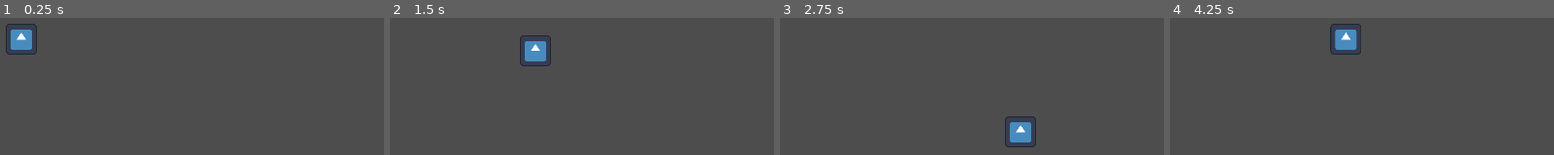
Above: before the commit, frames 1-4 (left to right).
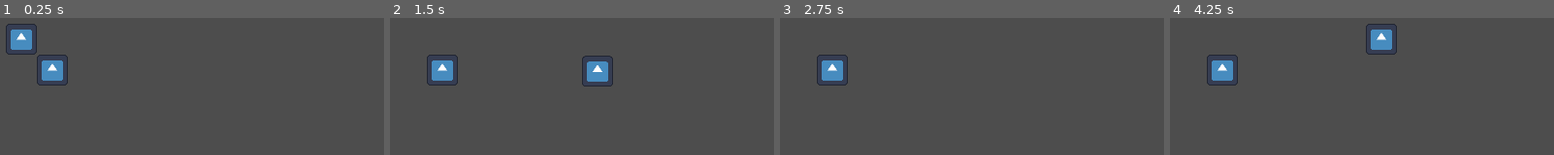
Above: after the commit, the same moments.

Repository: ElJulioGG/GHOST-GAME
Game: Godot game, scene res://scenes/debug_area.tscn
Same seed, same stepped clock (60 frames per second), same inputs: the game is played once before the commit and once after it. The project has no main scene, so this scene is started directly. The engine's default icon, where the game draws it, is replaced by a stand-in: a white triangle on a blue panel in a dark square.
Inputs:
- Up to frame 1 (0.25 s): no input
- Up to frame 2 (1.5 s): tap Enter at 0.5 s; hold Right (move_right) 0.53-1.28 s; tap E (interaction) at 0.6, 1.35 s; hold Down (move_down) from 1.28 s (still down)
- Up to frame 3 (2.75 s): release Down (move_down) at 2.03 s; hold Right (move_right) from 2.03 s (still down); tap E (interaction) at 2.1 s
- Up to frame 4 (4.25 s): release Right (move_right) at 2.78 s; hold Up (move_up) 2.78-3.53 s; tap E (interaction) at 2.85, 3.6 s; hold Left (move_left) from 3.53 s (still down)

The runs differ from the first frame. In frame 1, 1.0% of the frame differs, in the area x 9-18%, y 26-50%; in frame 2, 3.1%; in frame 3, 2.1%; in frame 4, 3.2%, in the area x 9-60%, y 4-50%.

Commit message:
freidora terminada sin assets

Diff:
--- /dev/null
+++ b/ghostgame/global_script.gd
@@ -0,0 +1,12 @@
+extends Node
+
+var _currentSceneTree: SceneTree
+var _currentScene : Node
+var _currentPlayer : Player
+
+func _ready() -> void:
+	# Get the current scene treee and save it
+	_currentSceneTree = get_tree()
+
+	# Set the current scene to be the... current scene lule
+	_currentScene = get_tree().current_scene
--- a/ghostgame/project.godot
+++ b/ghostgame/project.godot
@@ -13,6 +13,10 @@
 config/name="GhostGame"
 config/features=PackedStringArray("4.4", "Mobile")
 config/icon="res://icon.svg"
+
+[autoload]
+
+globalScript="*res://global_script.gd"
 
 [display]
 
@@ -50,6 +54,12 @@
 ]
 }
 
+[layer_names]
+
+2d_physics/layer_1="player"
+2d_physics/layer_2="interactables"
+2d_physics/layer_3="walls"
+
 [rendering]
 
 renderer/rendering_method="mobile"
--- a/ghostgame/scenes/debug_area.tscn
+++ b/ghostgame/scenes/debug_area.tscn
@@ -1,8 +1,12 @@
-[gd_scene load_steps=2 format=3 uid="uid://3xb8fsh1mbcu"]
+[gd_scene load_steps=3 format=3 uid="uid://3xb8fsh1mbcu"]
 
 [ext_resource type="PackedScene" uid="uid://bgf14ja037s15" path="res://scenes/player/player_scene.tscn" id="1_gh6o0"]
+[ext_resource type="PackedScene" uid="uid://b576waw27jt0e" path="res://scenes/interactables/burgertory/fryer.tscn" id="2_qarq2"]
 
 [node name="DebugArea" type="Node2D"]
 
 [node name="Player" parent="." instance=ExtResource("1_gh6o0")]
 position = Vector2(240, 240)
+
+[node name="PrimitiveInteractable" parent="." instance=ExtResource("2_qarq2")]
+position = Vector2(272, 272)
--- a/ghostgame/scenes/interactables/burgertory/fryer.tscn
+++ b/ghostgame/scenes/interactables/burgertory/fryer.tscn
@@ -1,36 +1,45 @@
-[gd_scene load_steps=5 format=3 uid="uid://dqaae122iqax5"]
+[gd_scene load_steps=5 format=3 uid="uid://b576waw27jt0e"]
 
-[ext_resource type="Script" uid="uid://ma5jlxqcsbyq" path="res://scenes/interactables/burgertory/fryer_extension.gd" id="1_81ain"]
-[ext_resource type="Texture2D" uid="uid://cfb3ovepuxbpj" path="res://icon.svg" id="2_nc7wv"]
+[ext_resource type="Script" uid="uid://ce533tf4rb27o" path="res://scenes/interactables/burgertory/fryer_extension.gd" id="1_81ain"]
+[ext_resource type="Texture2D" uid="uid://c2vrxx51010m6" path="res://icon.svg" id="2_ev024"]
 
-[sub_resource type="RectangleShape2D" id="RectangleShape2D_7oi3y"]
+[sub_resource type="RectangleShape2D" id="RectangleShape2D_i8ya4"]
 size = Vector2(30, 30)
 
-[sub_resource type="SpriteFrames" id="SpriteFrames_ilea7"]
+[sub_resource type="SpriteFrames" id="SpriteFrames_i8ya4"]
 animations = [{
 "frames": [{
 "duration": 1.0,
-"texture": ExtResource("2_nc7wv")
+"texture": ExtResource("2_ev024")
 }],
 "loop": true,
 "name": &"default",
 "speed": 5.0
 }]
 
-[node name="Fryer" type="Area2D" node_paths=PackedStringArray("fryTimer")]
+[node name="Fryer" type="Area2D" node_paths=PackedStringArray("_fryTimer", "_burnTimer")]
+collision_layer = 2
 script = ExtResource("1_81ain")
-fryTimer = NodePath("FryerTimer")
-metadata/_custom_type_script = "uid://cwqu6o3rfcr3n"
+_fryTimer = NodePath("FryerTimer")
+_burnTimer = NodePath("BurntTimer")
 
-[node name="FyerHitbox" type="CollisionShape2D" parent="."]
+[node name="InteractableHitbox" type="CollisionShape2D" parent="."]
 position = Vector2(0, -32)
-shape = SubResource("RectangleShape2D_7oi3y")
+shape = SubResource("RectangleShape2D_i8ya4")
 
-[node name="FryerAnimSprite" type="AnimatedSprite2D" parent="."]
+[node name="InteractableAnimsprite" type="AnimatedSprite2D" parent="."]
 scale = Vector2(0.25, 0.25)
-sprite_frames = SubResource("SpriteFrames_ilea7")
+sprite_frames = SubResource("SpriteFrames_i8ya4")
 
 [node name="FryerTimer" type="Timer" parent="."]
-process_callback = 0
-wait_time = 3.0
+wait_time = 4.0
 one_shot = true
+
+[node name="BurntTimer" type="Timer" parent="."]
+wait_time = 2.0
+one_shot = true
+
+[connection signal="body_entered" from="." to="." method="_on_body_entered"]
+[connection signal="body_exited" from="." to="." method="_on_body_exited"]
+[connection signal="timeout" from="FryerTimer" to="." method="_on_fryer_timer_timeout"]
+[connection signal="timeout" from="BurntTimer" to="." method="_on_burnt_timer_timeout"]
--- a/ghostgame/scenes/interactables/burgertory/fryer_extension.gd
+++ b/ghostgame/scenes/interactables/burgertory/fryer_extension.gd
@@ -1,3 +1,37 @@
 extends Interactable
 
-@export var fryTimer : Timer
+@export_category("Frying essentials")
+@export var _fryTimer : Timer
+@export var _burnTimer : Timer
+
+@export var _onTime : bool = true
+
+func _start_frying() -> void:
+	print("friendo papas...")
+	_onTime = true
+	_fryTimer.start()
+	# instantiate progress bar, give it same time as fry timer
+
+func _on_fryer_timer_timeout() -> void:
+	print("PAPAS FRITAS!!!!!")
+	_burnTimer.start()
+	_whenInteracted = _pickup_fries
+	_canInteract = true
+
+func _on_burnt_timer_timeout() -> void:
+	print("se quemaron las papas...")
+	_onTime = false
+
+func _pickup_fries() -> void:
+	if _onTime:
+		_burnTimer.stop()
+		print("papas buenas")
+	else:
+		_burnTimer.stop()
+		print("papas malas")
+
+	_whenInteracted = _start_frying
+	_canInteract = true
+
+func _ready() -> void:
+	_whenInteracted = _start_frying
--- a/ghostgame/scenes/interactables/interactable_template.gd
+++ b/ghostgame/scenes/interactables/interactable_template.gd
@@ -4,6 +4,7 @@
 @export_category("Nodes")
 @export var _hitbox : CollisionShape2D
 
+var _canInteract : bool = true
 var _whenInteracted : Callable = _debug_interaction
 
 func _debug_interaction() -> void:
@@ -18,4 +19,5 @@
 		body._clear_interactable(self)
 
 func _interaction() -> void:
+	_canInteract = false
 	_whenInteracted.call()
--- a/ghostgame/scenes/interactables/primitive_interactable.tscn
+++ b/ghostgame/scenes/interactables/primitive_interactable.tscn
@@ -18,12 +18,13 @@
 }]
 
 [node name="PrimitiveInteractable" type="Area2D" node_paths=PackedStringArray("_hitbox")]
+collision_layer = 2
 script = ExtResource("1_ag6kq")
 _hitbox = NodePath("InteractableHitbox")
 
 [node name="InteractableHitbox" type="CollisionShape2D" parent="."]
 position = Vector2(0, -32)
-shape = SubResource("RectangleShape2D_w7q2n")
+shape = SubResource("RectangleShape2D_i8ya4")
 
 [node name="InteractableAnimsprite" type="AnimatedSprite2D" parent="."]
 scale = Vector2(0.25, 0.25)
--- a/ghostgame/scenes/player/player_script.gd
+++ b/ghostgame/scenes/player/player_script.gd
@@ -11,8 +11,6 @@
 
 const _gridSize : float = 32
 var _movementTween : Tween
-
-var _canInteract : bool = true
 var _currentInteractable : Interactable = null
 
 ################################ Visual ################################
@@ -36,7 +34,7 @@
 
 func _check_interaction() -> void:
 	if !_movementTween or !_movementTween.is_running():
-		if Input.is_action_just_pressed("interaction") && _canInteract && _currentInteractable != null:
+		if Input.is_action_just_pressed("interaction") && _currentInteractable != null && _currentInteractable._canInteract == true:
 			_currentInteractable._interaction()
 
 ################################ Movement functions ################################
@@ -60,7 +58,12 @@
 
 	_movementTween = create_tween()
 	_movementTween.set_process_mode(Tween.TWEEN_PROCESS_PHYSICS)
-	_movementTween.tween_property(self,"global_position",self.global_position + dir, 0.2).set_trans(Tween.TRANS_SINE)
+	_movementTween.tween_property(self,"global_position",self.global_position + dir, 0.13).set_trans(Tween.TRANS_SINE)
+
+##################################### Ready #####################################
+
+func _ready() -> void:
+	globalScript._currentPlayer = self
 
 ################################# Physics Process #################################
 
Not shown, added: ghostgame/global_script.gd.uid
Not shown, changed: ghostgame/scenes/interactables/burgertory/fryer_extension.gd.uid
Not shown: 1 places in ghostgame/scenes/interactables/primitive_interactable.tscn that only renumber resources
Not shown: 1 places in ghostgame/scenes/player/player_scene.tscn that only renumber resources
